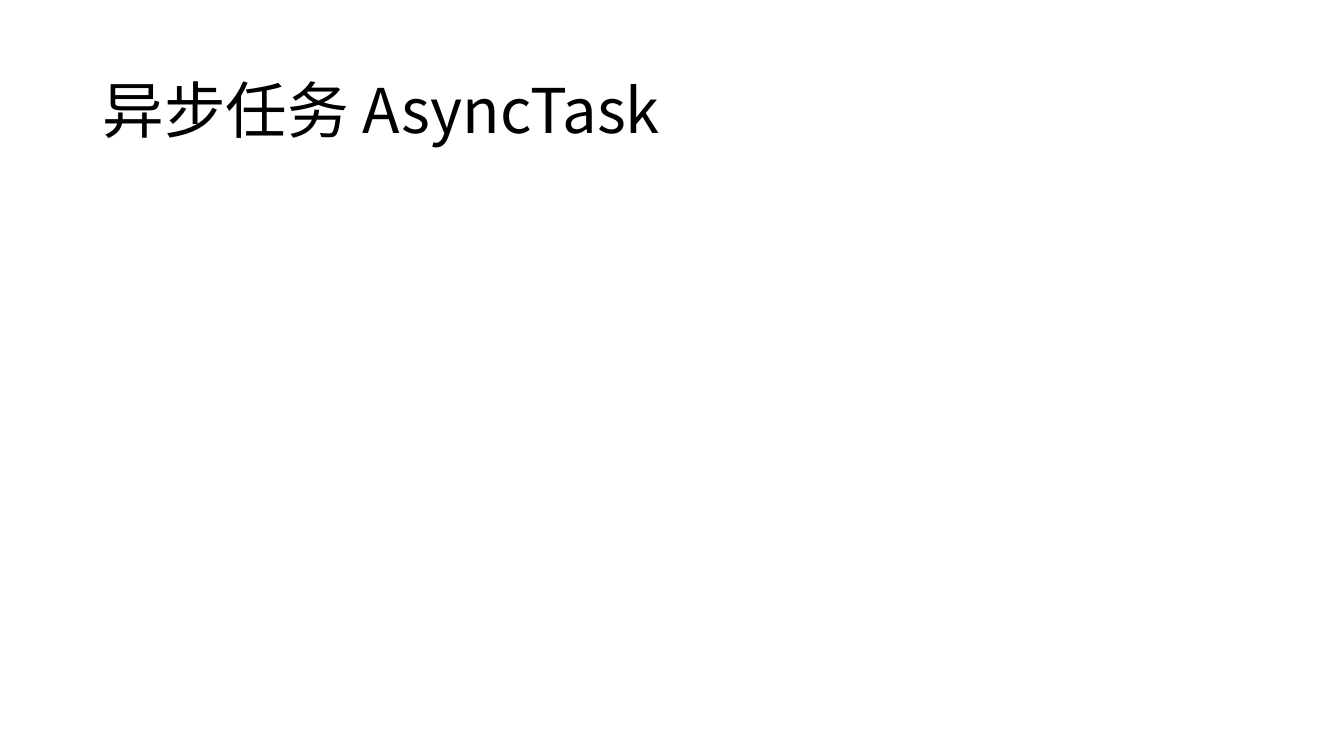
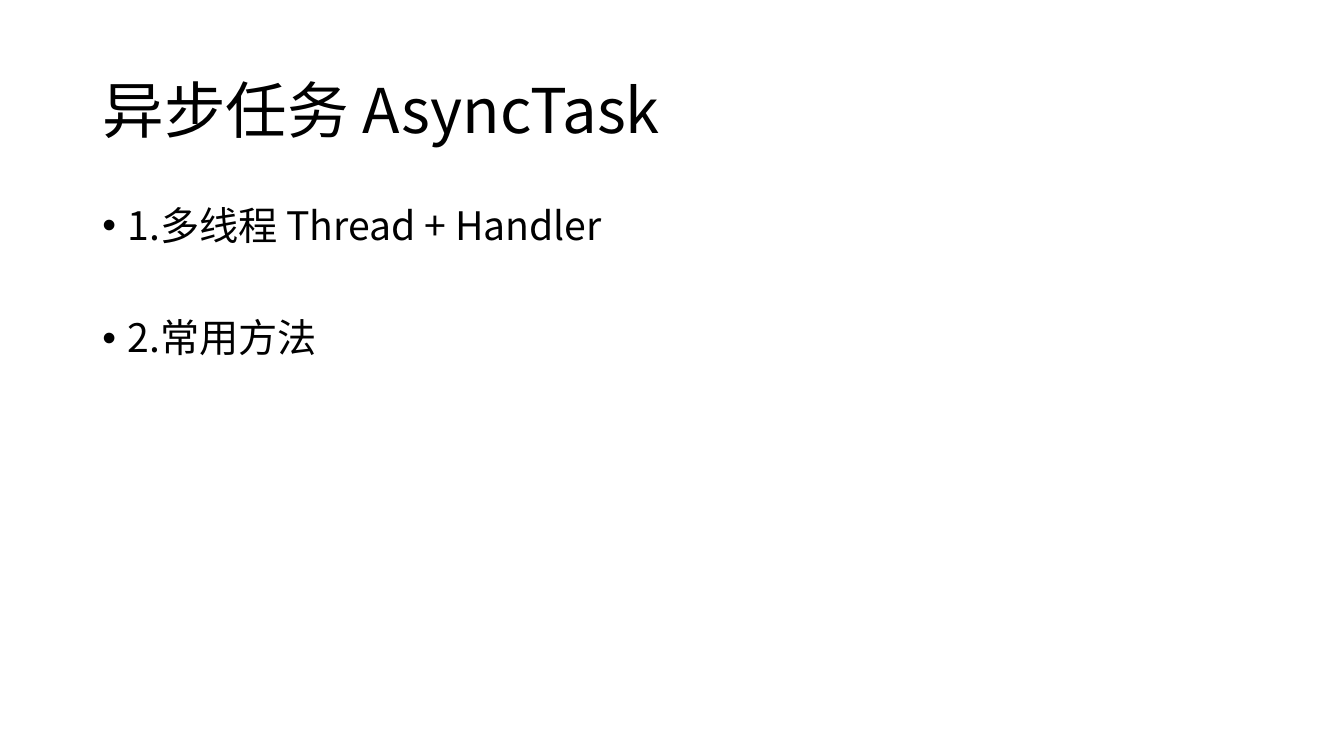
Before and after one commit to guanzhen-yun/firstapp, a slide deck: slide 33 of android开发教程.pptx. Drawn at 1344x756 pixels with LibreOffice and Linux fonts; fonts in the diff are those of the drawing. Boxes give left, top, right and bottom in pixels: in the first picture for what was removed or moved away, otherwise in the second. Text is boxed around its words. In the diff, an @@ line names an element or a change of style, - is before the commit and + after.

```diff
--- a/android开发教程.pptx
+++ b/android开发教程.pptx
@@ text added at (128,207,602,355), 28 pt, text #000000 @@
+• 1.多线程 Thread + Handler
+• 2.常用方法
```
Also in this commit, not shown: 2 other files.
